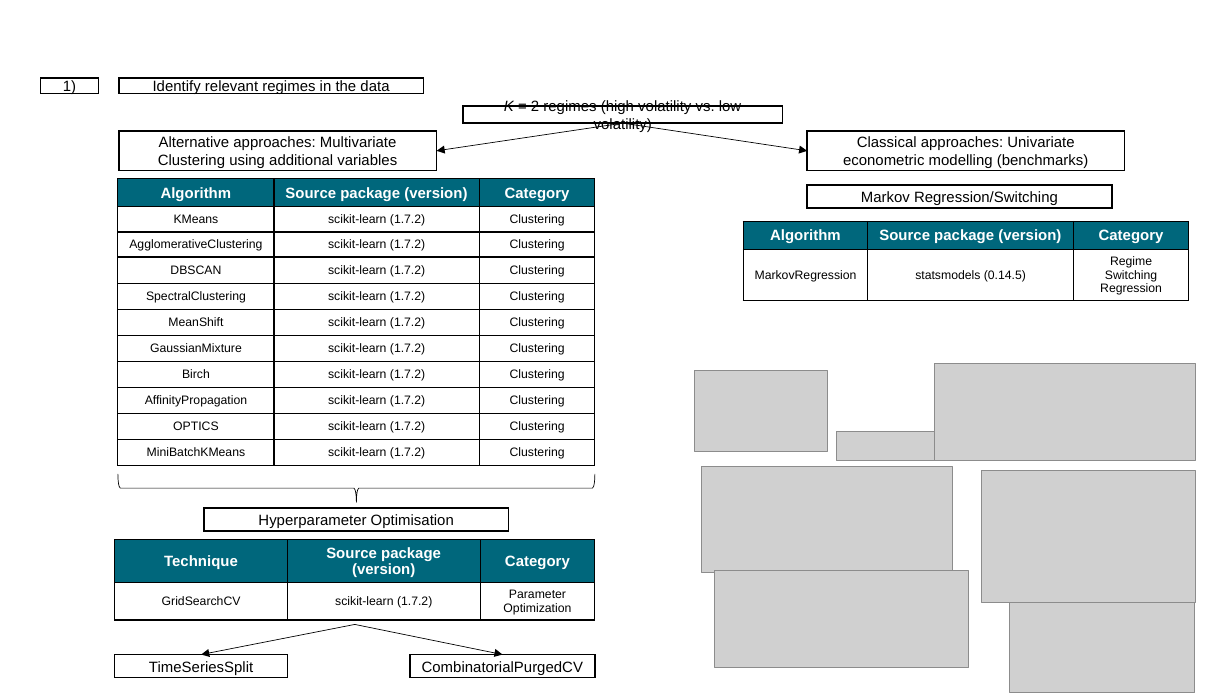
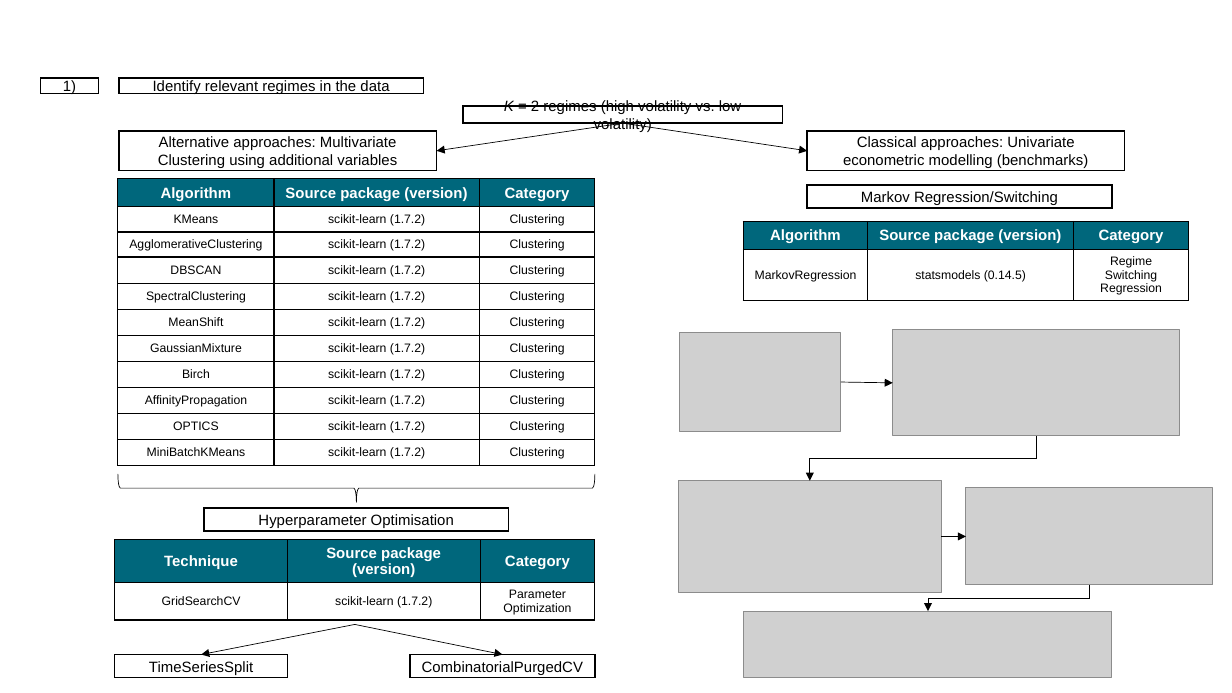
Before and after one commit to RobertHennings/Seminar, a slide deck: slide 11 of reports/presentation_pptx_version/PPTX_WiSo_Template.pptx. Drawn at 1232x693 pixels with LibreOffice and Linux fonts; fonts in the diff are those of the drawing; grey boxes stand for pictures; background and template pictures are left out. Boxes give left, top, right and bottom in pixels: in the first picture for what was removed or moved away, otherwise in the second. Text is boxed around its words. In the diff, an @@ line names an element or a change of style, - is before the commit and + after.

```diff
--- a/reports/presentation_pptx_version/PPTX_WiSo_Template.pptx
+++ b/reports/presentation_pptx_version/PPTX_WiSo_Template.pptx
@@ picture: place and size @@
-picture at <box>694,371,827,452</box>
+picture at <box>680,332,841,431</box>
@@ picture added at <box>893,330,1179,435</box> @@
@@ arrow added from (841, 382) to (893, 382), #000000 0.5 pt @@
@@ picture removed at <box>935,364,1196,461</box> @@
@@ elbow arrow added from (1036, 436) to (810, 481), #000000 0.5 pt @@
@@ picture removed at <box>836,432,1007,461</box> @@
@@ picture: place and size @@
-picture at <box>702,466,953,572</box>
+picture at <box>679,481,942,593</box>
@@ picture: place and size @@
-picture at <box>982,470,1195,603</box>
+picture at <box>966,488,1212,585</box>
@@ arrow added from (942, 537) to (966, 537), #000000 0.5 pt @@
@@ picture removed at <box>715,571,969,668</box> @@
@@ elbow arrow added from (1089, 585) to (928, 611), #000000 0.5 pt @@
@@ picture added at <box>744,611,1112,678</box> @@
@@ picture removed at <box>1009,602,1195,692</box> @@
```
Also in this commit, not shown: 4 other slides changed, 19 other files.
